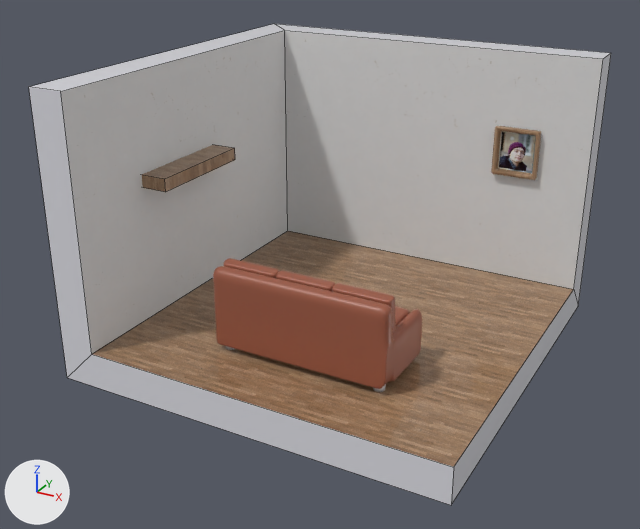
One commit to the OBJ model project/data/room/room.obj: the scene before it, then after it.
Before and after are seen from a 50 mm camera at (7.98, -15.91, 9.13) aimed at (-0.64, -0.25, 1.31). Lighting does not change. The marker at lower left points along +X, +Y and +Z. Mesh edges are drawn as thin lines on the coarser meshes. Where no turn or scale is listed for an object, it has been applied to the vertices. Vertices at the same position are counted once.

In view in the first picture: 'foto_Plane.002', 'pillows_2_Plane.007', 'scaffale_Plane.001', 'sofa_Plane.004', 'stanza_Plane'.
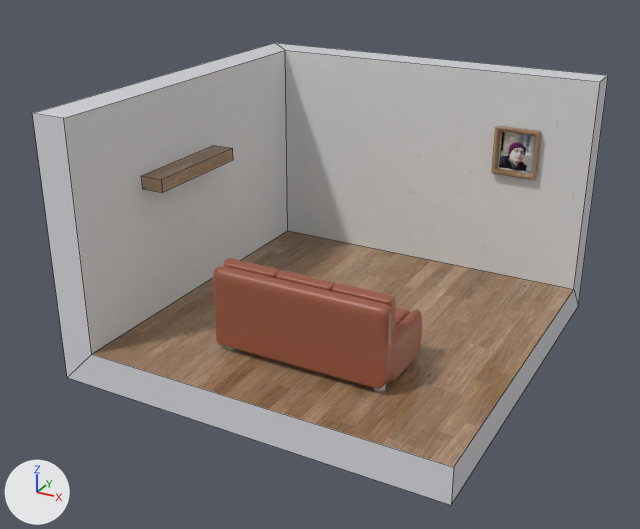
Pixel boxes (x1, y1, x2, y2) of what changed, in the pictures (640 x 529 px; the box of a moved part takes in the faces that stretch with it):
'stanza_Plane', reshaped
    before: (29, 24, 611, 505)
    after: (32, 43, 608, 505)
part 1 of me_stanza_plane, moved or reshaped
    before: (29, 24, 611, 338)
    after: (32, 43, 608, 338)

The change, as a diff of the scene's bpy script:
```diff
--- a/project/data/room/room.obj.py
+++ b/project/data/room/room.obj.py
@@ me_stanza_plane @@
 me_stanza_plane.from_pydata(...)  # 14 vertices, 12 faces; spans x -4.8..4.0, y -4.0..4.8, z -0.8..5.5
 # used by ob_stanza_plane; location = (0.0, 0.0, 0.0)
 # before: 4 (-4.0, -4.0, 5.5) at pixel (60, 91), 5 (-4.0, 4.0, 5.5) at pixel (284, 30), 6 (4.0, 4.0, 5.5) at pixel (603, 58), 11 (-4.8, 4.8, 5.5) at pixel (274, 23), 12 (-4.8, -4.0, 5.5) at pixel (28, 86)
 # before: 13 (4.0, 4.8, 5.5) at pixel (611, 52)
+# me_stanza_plane part 1
+for i in [4, 5, 6, 11, 12, 13]: me_stanza_plane.vertices[i].co += Vector((0.0, 0.0, -0.5))
 me_stanza_plane.materials.append(mat_floor)
```
